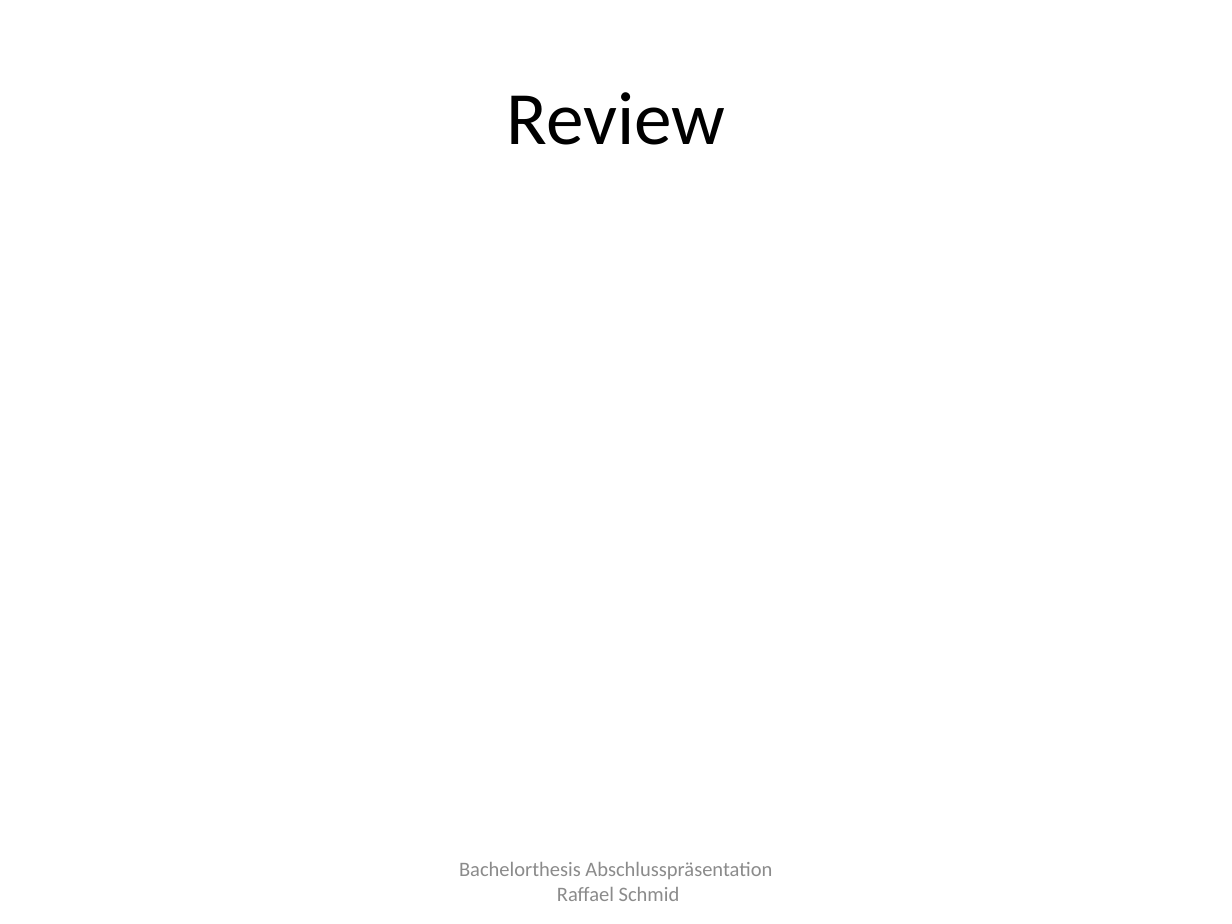
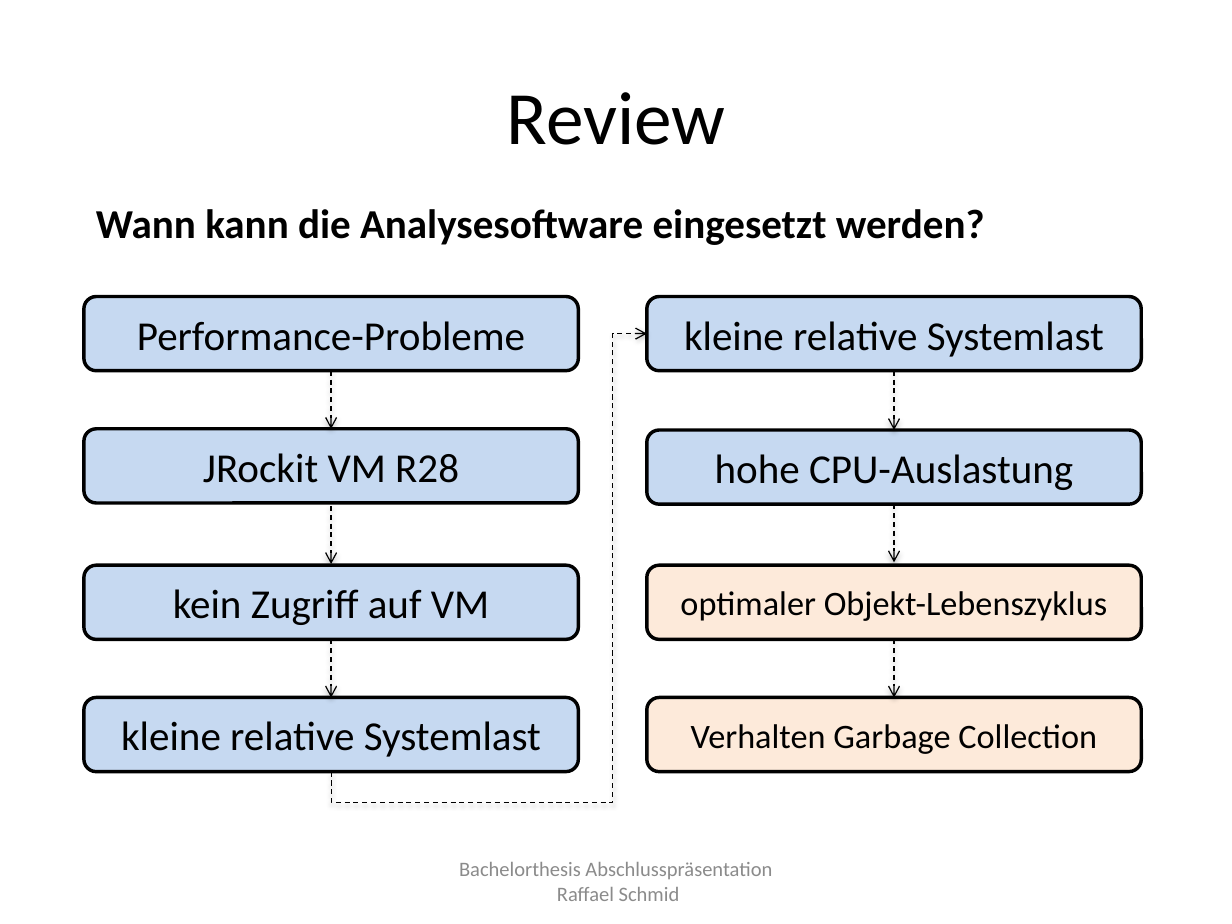
Before and after one commit to raffaelschmid/bachelorthesis, a slide deck: slide 14 of Dokumentation/Abschlusspraesentation/rschmid_bachelorthesis_abschlusspraesentation.pptx. Drawn at 1232x924 pixels with LibreOffice and Linux fonts; fonts in the diff are those of the drawing. Boxes give left, top, right and bottom in pixels: in the first picture for what was removed or moved away, otherwise in the second. Text is boxed around its words. In the diff, an @@ line names an element or a change of style, - is before the commit and + after.

```diff
--- a/Dokumentation/Abschlusspraesentation/rschmid_bachelorthesis_abschlusspraesentation.pptx
+++ b/Dokumentation/Abschlusspraesentation/rschmid_bachelorthesis_abschlusspraesentation.pptx
@@ text added at [96,209,985,245], 24 pt, text #000000, bold @@
+Wann kann die Analysesoftware eingesetzt werden?
@@ rounded rectangle added at [84,297,578,371], fill #C6D9F1, outline #000000 2 pt, 24 pt, text #000000 @@
+Performance-Probleme
@@ rounded rectangle added at [647,297,1141,371], fill #C6D9F1, outline #000000 2 pt, 24 pt, text #000000 @@
+kleine relative Systemlast
@@ elbow arrow added from (331, 771) to (647, 334), #000000 0.75 pt dashed @@
@@ arrow added from (331, 371) to (331, 429), #000000 0.75 pt dashed @@
@@ arrow added from (894, 371) to (894, 430), #000000 0.75 pt dashed @@
@@ rounded rectangle added at [84,429,578,503], fill #C6D9F1, outline #000000 2 pt, 24 pt, text #000000 @@
+JRockit VM R28
@@ rounded rectangle added at [647,430,1141,504], fill #C6D9F1, outline #000000 2 pt, 24 pt, text #000000 @@
+hohe CPU-Auslastung
@@ arrow added from (331, 506) to (331, 564), #000000 0.75 pt dashed @@
@@ arrow added from (894, 504) to (894, 562), #000000 0.75 pt dashed @@
@@ rounded rectangle added at [84,565,578,639], fill #C6D9F1, outline #000000 2 pt, 24 pt, text #000000 @@
+kein Zugriff auf VM
@@ rounded rectangle added at [647,565,1141,639], fill #FDEADA, outline #000000 2 pt, 20 pt, text #000000 @@
+optimaler Objekt-Lebenszyklus
@@ arrow added from (331, 639) to (331, 697), #000000 0.75 pt dashed @@
@@ arrow added from (894, 639) to (894, 697), #000000 0.75 pt dashed @@
@@ rounded rectangle added at [84,697,578,771], fill #C6D9F1, outline #000000 2 pt, 24 pt, text #000000 @@
+kleine relative Systemlast
@@ rounded rectangle added at [647,697,1141,771], fill #FDEADA, outline #000000 2 pt, 20 pt, text #000000 @@
+Verhalten Garbage Collection
```
Also in this commit, not shown: 5 other slides changed, 6 other files.
